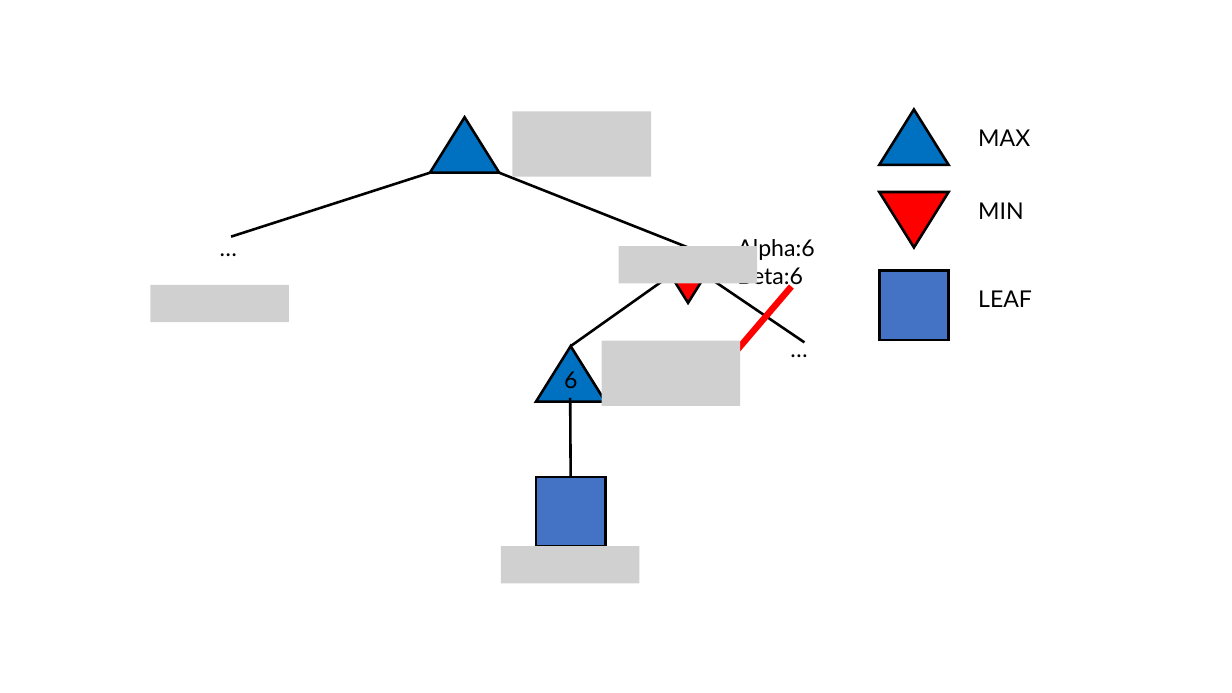
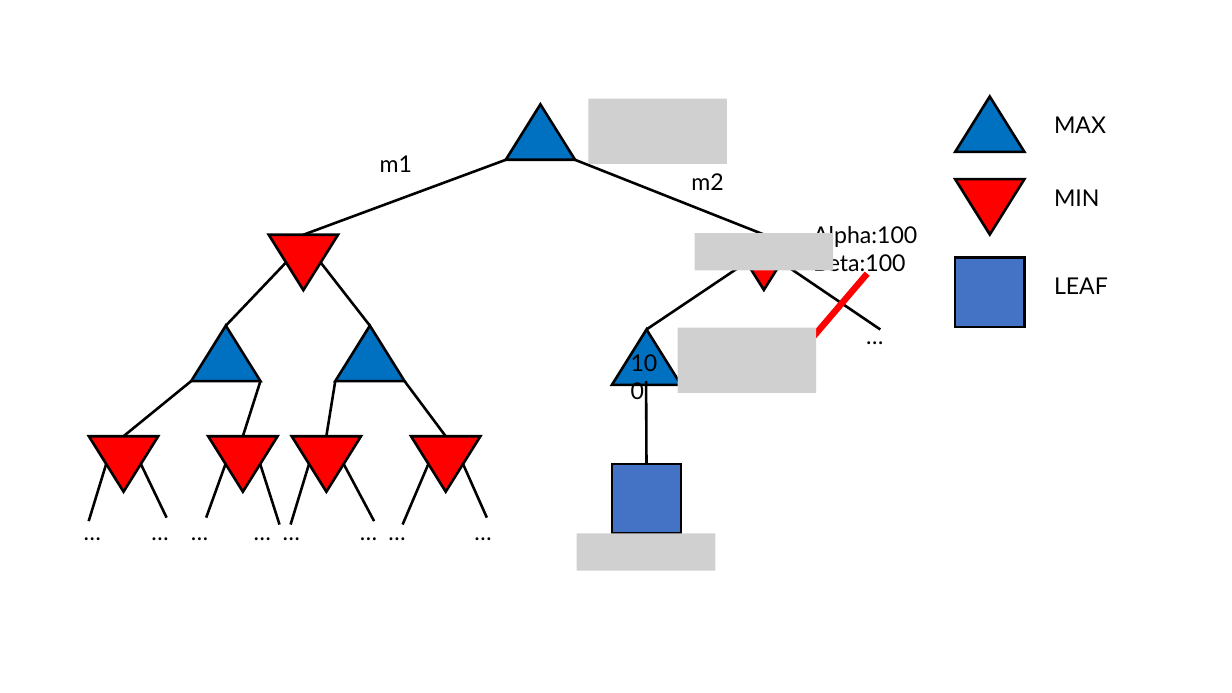
Before and after one commit to Ofir-Manor/ai_hw2, a slide deck: slide 9 of hw2-examples.pptx. Drawn at 1232x693 pixels with LibreOffice and Linux fonts; fonts in the diff are those of the drawing; grey boxes stand for pictures. Boxes give left, top, right and bottom in pixels: in the first picture for what was removed or moved away, otherwise in the second. Text is boxed around its words. In the diff, an @@ line names an element or a change of style, - is before the commit and + after.

```diff
--- a/hw2-examples.pptx
+++ b/hw2-examples.pptx
@@ line moved from (430, 173) - (231, 237) to (506, 160) - (303, 235) @@
@@ group added at bbox=[75, 155, 834, 570]: 14 lines, 10 texts, 7 triangles, 2 pictures @@
+…
+…
+…
+…
+…
+…
+…
+…
+m1
+m2
@@ text at bbox=[813, 226, 917, 276]: text changed @@
-Alpha:6
-Beta:6
+Alpha:100
+Beta:100
@@ text at bbox=[813, 226, 917, 249]: text changed @@
-6
+100
@@ line moved from (571, 347) - (671, 275) to (647, 330) - (747, 262) @@
@@ group removed at bbox=[151, 229, 758, 583]: 3 pictures, 1 text @@
-…
@@ 5 triangles, 4 texts, 3 lines, 2 rectangles, 2 pictures: place and size @@
-5 triangles, 4 texts, 3 lines, 2 rectangles, 2 pictures at bbox=[430, 109, 1032, 546]
+5 triangles, 4 texts, 3 lines, 2 rectangles, 2 pictures at bbox=[506, 96, 1108, 533]
@@ line moved from (571, 477) - (570, 398) to (647, 464) - (646, 381) @@
```
Also in this commit, not shown: 2 other files.
